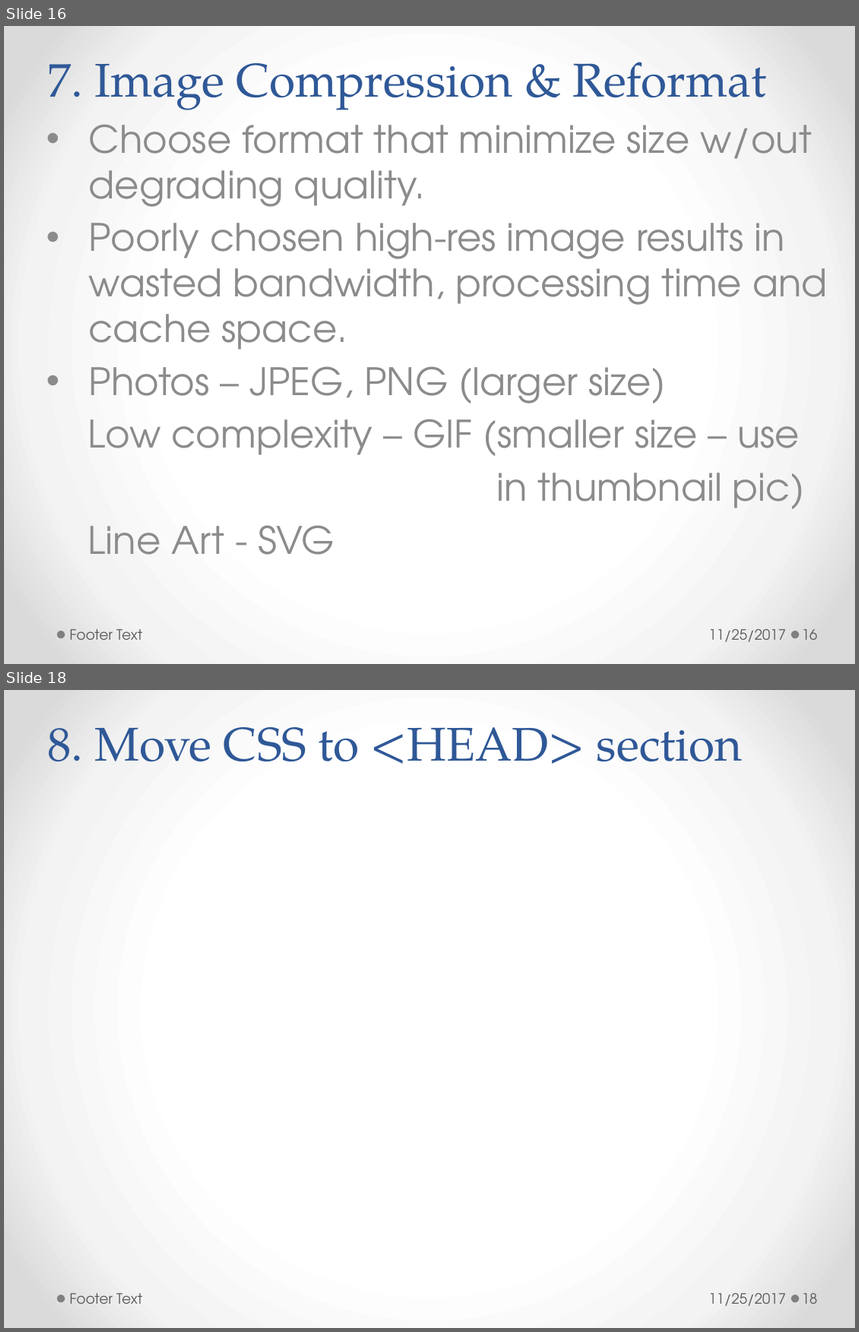
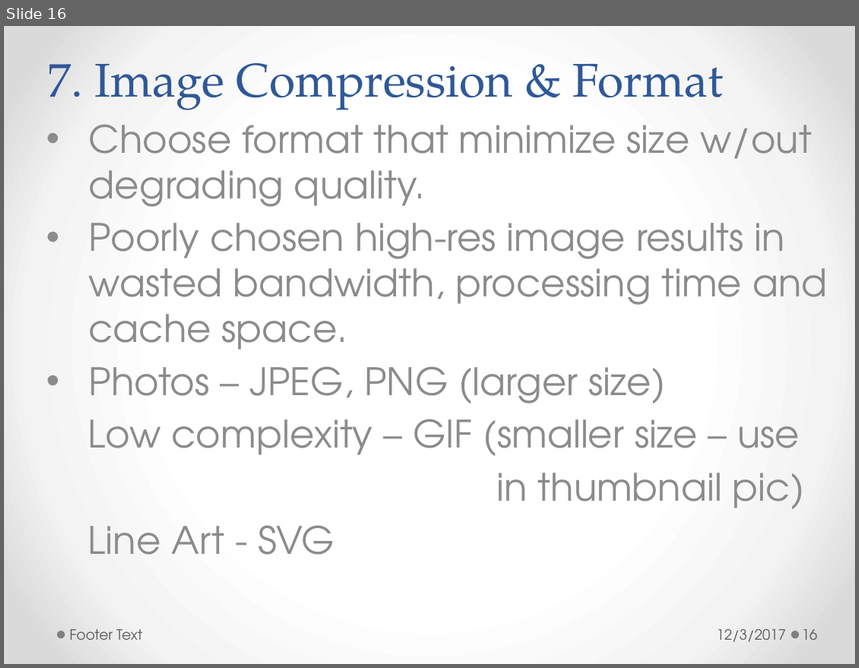
Before and after one commit to h-t-tran/brown, a slide deck: web-pg-performance/webpgperformance.pptx. Shown one above the other, each under a label of ours: slides 16 and 18 before the commit, slide 16 after it; the slides between them are not shown. The pictures are 859x1332 and 859x668 pixels, drawn with LibreOffice and Linux fonts; fonts in the diff are those of the drawing. Boxes give left, top, right and bottom in pixels: in the first picture for what was removed or moved away, otherwise in the second. Text is boxed around its words. In the diff, an @@ line names an element or a change of style, - is before the commit and + after.

```diff
--- a/web-pg-performance/webpgperformance.pptx
+++ b/web-pg-performance/webpgperformance.pptx
@@ slide 18 removed at bbox=[4, 690, 855, 1328], background gradient #FFFFFF to #F4F4F4 to #DADADA; not listed: 2 template elements that a slide beside it also shows @@
@@ title removed at bbox=[48, 727, 743, 764] @@
-8. Move CSS to <HEAD> section
@@ text removed at bbox=[69, 1293, 142, 1304] @@
-Footer Text
@@ text removed at bbox=[709, 1293, 786, 1306] @@
-11/25/2017
@@ page number removed at bbox=[802, 1293, 818, 1304] @@
-18
@@ slide 16 changed as well @@
@@ title at bbox=[48, 63, 724, 110]: text changed @@
-7. Image Compression & Reformat
+7. Image Compression & Format
@@ text at bbox=[717, 629, 786, 642]: text changed @@
-11/25/2017
+12/3/2017
```
Also in this commit, not shown: 18 other slides changed, 2 slides added, 1 other slide removed, 21 other files.
